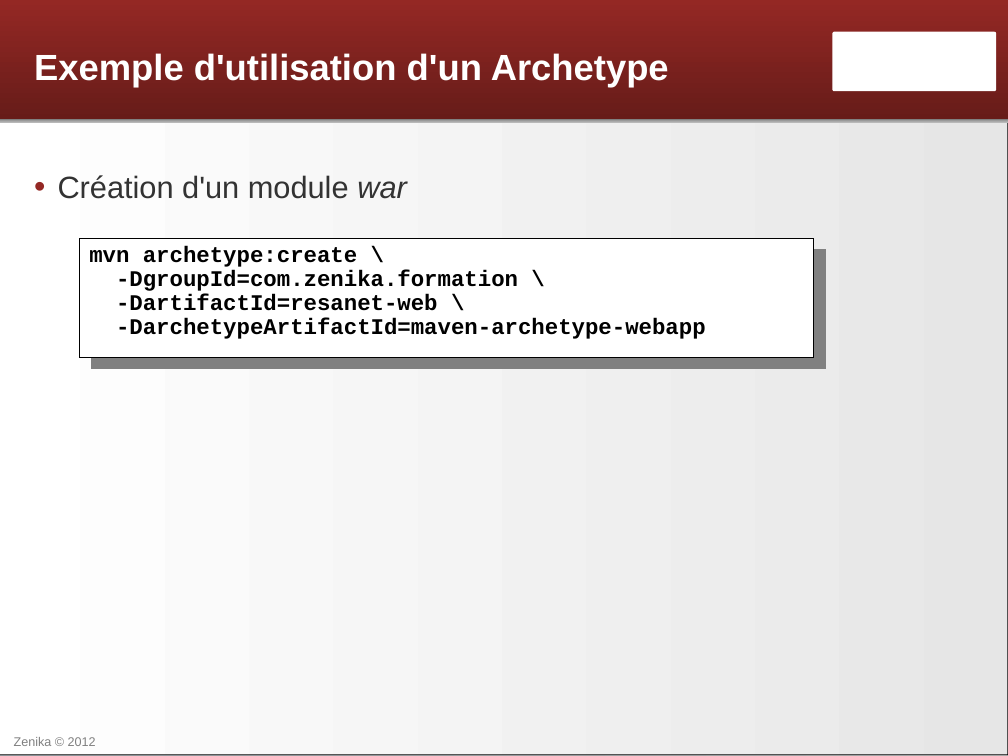
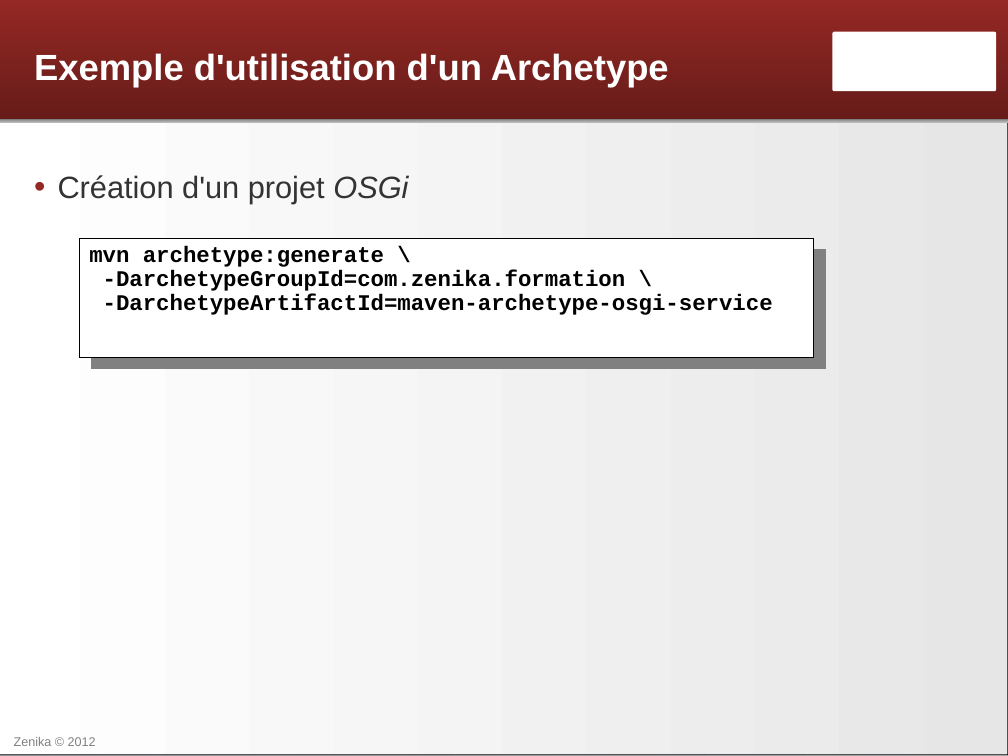
Before and after one commit to Zenika/formation-maven-osgi, a slide deck: slide 5 of Maven - 09 - Archetype et Assemblies.odp. Drawn at 1008x756 pixels with LibreOffice and Linux fonts; fonts in the diff are those of the drawing; background and template pictures are left out. Boxes give left, top, right and bottom in pixels: in the first picture for what was removed or moved away, otherwise in the second. Text is boxed around its words. In the diff, an @@ line names an element or a change of style, - is before the commit and + after.

Commit message:
Mise à jour de l'exemple d'utilisation d'un archetype avc l'archetype de création de projet OSGi(Maven 09, slide 5), correction de l'énoncé du tp0 sur le groupId de l'archetype à utiliser

```diff
--- a/Maven - 09 - Archetype et Assemblies.odp
+++ b/Maven - 09 - Archetype et Assemblies.odp
@@ text at box(58, 175, 408, 204): text changed @@
-• Création d'un module war
+• Création d'un projet OSGi
@@ text in rectangle at box(89, 246, 773, 315): text changed @@
-mvn archetype:create \
--DgroupId=com.zenika.formation \
--DartifactId=resanet-web \
--DarchetypeArtifactId=maven-archetype-webapp
+mvn archetype:generate \
+-DarchetypeGroupId=com.zenika.formation \
+-DarchetypeArtifactId=maven-archetype-osgi-service
```
Also in this commit, not shown: 1 other file.
